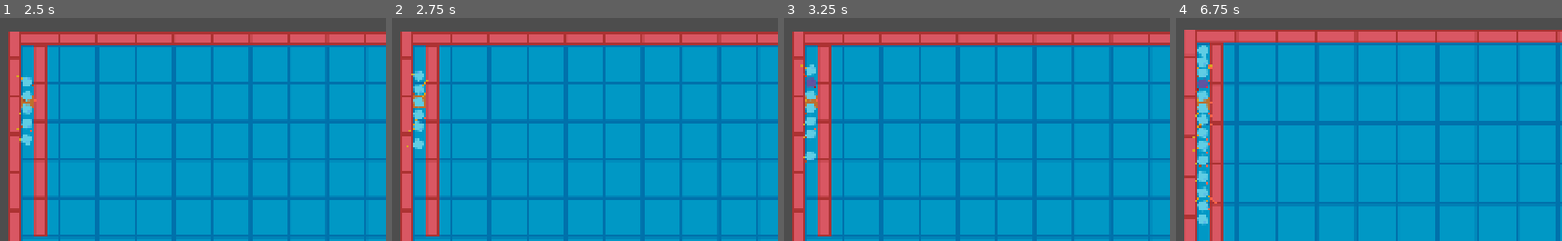
Above: before the commit, frames 1-4 (left to right).
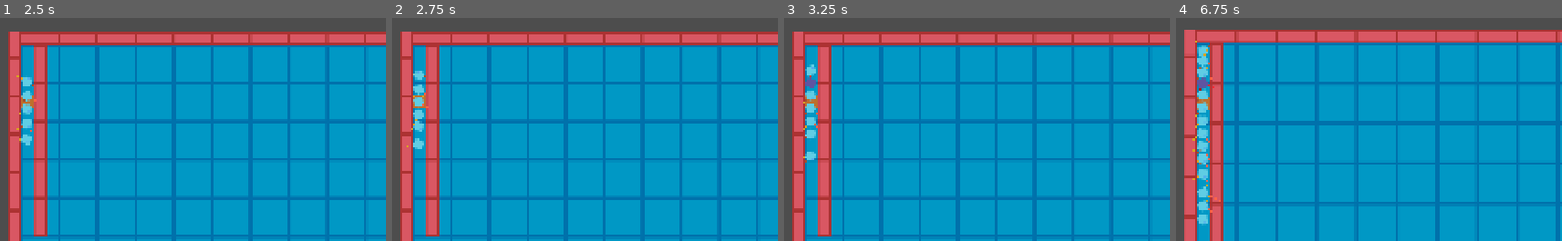
Above: after the commit, the same moments.

Repository: djairoh/crowdSim
Game: Godot game, scene res://scenes/crowd_manager.tscn
The game is run twice, just before and just after one commit, with the same random seed, the same clock (stepped at 60 frames per second) and the same inputs.
Inputs (mouse positions are in pixels of both pictures, inside the frame that each line leads up to):
- Up to frame 1 (2.5 s): tap Enter at 0.5 s; drag from (27, 104) to (outside the picture) at 0.52 s; drag from (27, 93) to (outside the picture) at 1.27 s; tap R (resetCamera) at 2 s; move the mouse to (27, 113) at 2.02 s; hold Mouse wheel up (zoomIn) from 2.03 s (still down); click (27, 113) at 2.17 s
- Up to frame 2 (2.75 s): keep holding Mouse wheel up (zoomIn)
- Up to frame 3 (3.25 s): release Mouse wheel up (zoomIn) at 2.75 s; drag from (811, 89) to (outside the picture) at 2.77 s
- Up to frame 4 (6.75 s): drag from (1203, 122) to (1233, 35) at 3.52 s; drag from (1203, 120) to (outside the picture) at 4.27 s; move the mouse to (1203, 82) at 5.02 s; hold Mouse wheel up (zoomIn) 5.03-5.75 s; click (1203, 82) at 5.17 s; drag from (1203, 136) to (1222, 26) at 5.77 s; drag from (1203, 87) to (1218, 214) at 6.52 s

Frame 1 is identical in both runs. In frame 2, 0.1% of the frame differs, in the area x 4-10%, y 24-52%; in frame 3, 0.2%; in frame 4, 0.8%, in the area x 4-12%, y 10-90%.

Commit message:
Add multiple repulsion rays and select the closest one

Diff:
--- a/scenes/crowd_agent.tscn
+++ b/scenes/crowd_agent.tscn
@@ -90,10 +90,61 @@
 debug_color = Color(0.7618129, 0.44940877, 0.1152795, 0.41960785)
 
 [node name="WallRepulsionRays" type="Node2D" parent="Repulsion" unique_id=615954117]
+unique_name_in_owner = true
 
 [node name="right" type="RayCast2D" parent="Repulsion/WallRepulsionRays" unique_id=1692435533]
 unique_name_in_owner = true
 modulate = Color(0.95237595, 0.09709505, 0.7868967, 1)
+target_position = Vector2(6, 0)
+hit_from_inside = true
+
+[node name="down_right" type="RayCast2D" parent="Repulsion/WallRepulsionRays" unique_id=1993624384]
+unique_name_in_owner = true
+modulate = Color(0.95237595, 0.09709505, 0.7868967, 1)
+rotation = 0.7853982
+target_position = Vector2(6, 0)
+hit_from_inside = true
+
+[node name="down" type="RayCast2D" parent="Repulsion/WallRepulsionRays" unique_id=1099984909]
+unique_name_in_owner = true
+modulate = Color(0.95237595, 0.09709505, 0.7868967, 1)
+rotation = 1.5707964
+target_position = Vector2(6, 0)
+hit_from_inside = true
+
+[node name="down_left" type="RayCast2D" parent="Repulsion/WallRepulsionRays" unique_id=1279453004]
+unique_name_in_owner = true
+modulate = Color(0.95237595, 0.09709505, 0.7868967, 1)
+rotation = 2.3561945
+scale = Vector2(0.99999994, 0.99999994)
+target_position = Vector2(6, 0)
+hit_from_inside = true
+
+[node name="left" type="RayCast2D" parent="Repulsion/WallRepulsionRays" unique_id=2052610108]
+unique_name_in_owner = true
+modulate = Color(0.95237595, 0.09709505, 0.7868967, 1)
+rotation = -3.1415925
+target_position = Vector2(6, 0)
+hit_from_inside = true
+
+[node name="up_left" type="RayCast2D" parent="Repulsion/WallRepulsionRays" unique_id=1277270892]
+unique_name_in_owner = true
+modulate = Color(0.95237595, 0.09709505, 0.7868967, 1)
+rotation = 3.9269907
+target_position = Vector2(6, 0)
+hit_from_inside = true
+
+[node name="up" type="RayCast2D" parent="Repulsion/WallRepulsionRays" unique_id=423345813]
+unique_name_in_owner = true
+modulate = Color(0.95237595, 0.09709505, 0.7868967, 1)
+rotation = 4.712389
+target_position = Vector2(6, 0)
+hit_from_inside = true
+
+[node name="up_right" type="RayCast2D" parent="Repulsion/WallRepulsionRays" unique_id=567826311]
+unique_name_in_owner = true
+modulate = Color(0.95237595, 0.09709505, 0.7868967, 1)
+rotation = 5.497787
 target_position = Vector2(6, 0)
 hit_from_inside = true
 
--- a/scripts/repulsion.gd
+++ b/scripts/repulsion.gd
@@ -15,6 +15,7 @@
 @onready var parent: CrowdAgent = get_parent()
 @onready var repulsion_collision: CollisionShape2D = %CollisionShape2D
 @onready var wall_ray_right: RayCast2D = %right
+@onready var wall_repulsion_rays: Node2D = %WallRepulsionRays
 
 # Agent's Repulsion Area collision box radius currently set to the same size as Agent radius
 # Agent's personal space (ε_i)
@@ -44,10 +45,13 @@
 
 	shape.radius = AGENT_RADIUS + personal_space
 
-# Update ray length for right
 func _update_wall_ray_length() -> void:
 	var repulsion_range: float = AGENT_RADIUS + personal_space
-	wall_ray_right.target_position = Vector2(repulsion_range, 0.0)
+	for child in wall_repulsion_rays.get_children():
+		var ray = child as RayCast2D
+		if ray == null:
+			continue
+		ray.target_position = ray.target_position.normalized() * repulsion_range
 
 func _update_repulsion():
 	# update all forces. makes sure we're on the same page (will be useful if we later decide we don't want to update all forces every frame)
@@ -73,36 +77,53 @@
 func calculate_wall_repulsion():
 	F_r_wa = Vector2.ZERO
 
-	if not wall_ray_right.is_colliding():
-		return
-
-	var wall_collision_point: Vector2 = wall_ray_right.get_collision_point()
-
-	# n_w = wall normal
-	var n_w: Vector2 = wall_ray_right.get_collision_normal()
-
-	# d_wi = distance to wall collision point
-	var d_wi: float = parent.global_position.distance_to(wall_collision_point)
-
-	if d_wi <= 0.0001:
-		return
-
-	# Overlap -> (r_i + ε_i - d_wi))
-	var overlap: float = AGENT_RADIUS + personal_space - d_wi
-
-	if overlap <= 0.0:
-		return
-
-	# Eq. (11) -> (n_w * (r_i + ε_i - d_wi)) / d_wi
-	F_r_wa = n_w * overlap / d_wi
-
-	print(
-		"WALL REPULSION",
-		" | distance=", d_wi,
-		" | normal=", n_w,
-		" | overlap=", overlap,
-		" | F_r_wa=", F_r_wa
-	)
+	# tracks closest distance and closest normal to the wall
+	var closest_d_wi: float = INF
+	var closest_n_w: Vector2 = Vector2.ZERO
+
+	for child in wall_repulsion_rays.get_children():
+		var ray = child as RayCast2D
+		if ray == null:
+			continue
+
+		if not ray.is_colliding():
+			return
+
+		var wall_collision_point: Vector2 = ray.get_collision_point()
+
+		# n_w = wall normal
+		var n_w: Vector2 = ray.get_collision_normal()
+
+		# d_wi = distance to wall collision point
+		var d_wi: float = parent.global_position.distance_to(wall_collision_point)
+
+		if d_wi < closest_d_wi:
+			closest_d_wi = d_wi
+			closest_n_w = n_w
+
+		# No ray detected a wall
+		if closest_d_wi == null:
+			return
+
+		if closest_d_wi <= 0.0001:
+			return
+
+		# Overlap -> (r_i + ε_i - d_wi))
+		var overlap: float = AGENT_RADIUS + personal_space - closest_d_wi
+
+		if overlap <= 0.0:
+			return
+
+		# Eq. (11) -> (n_w * (r_i + ε_i - d_wi)) / d_wi
+		F_r_wa = closest_n_w * overlap / closest_d_wi
+
+		print(
+			"WALL REPULSION",
+			" | distance=", d_wi,
+			" | normal=", n_w,
+			" | overlap=", overlap,
+			" | F_r_wa=", F_r_wa
+		)
 
 # TODO: Other object repulsion. get object actual radii?
 func calculate_object_repulsion():
